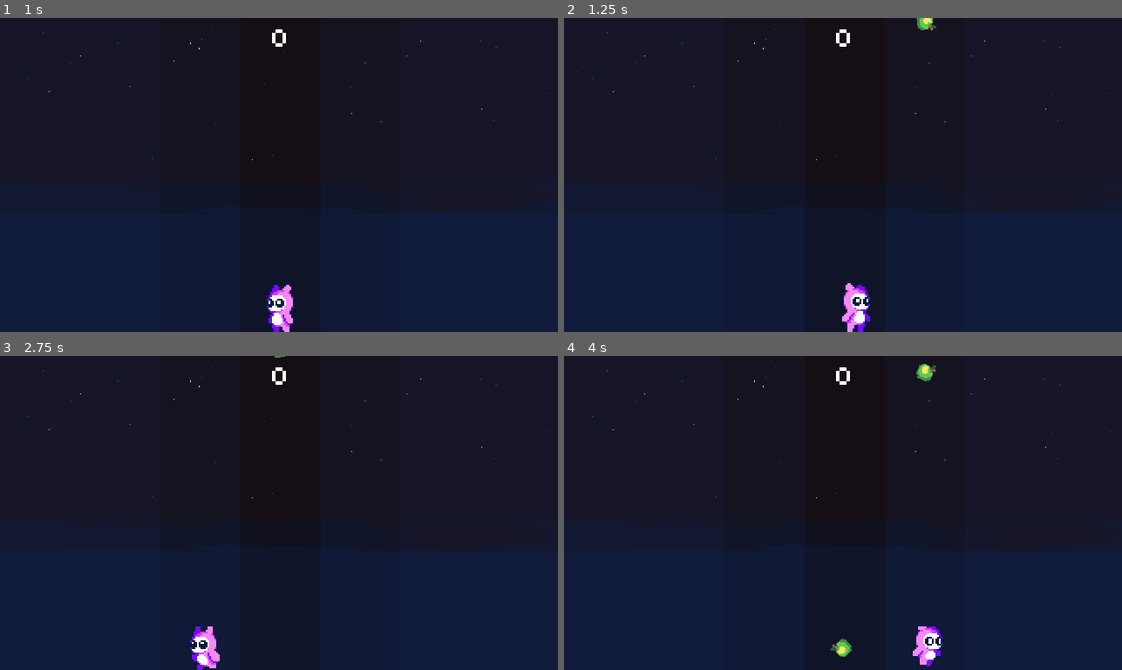
Above: before the commit, frames 1-4 (two rows, left to right).
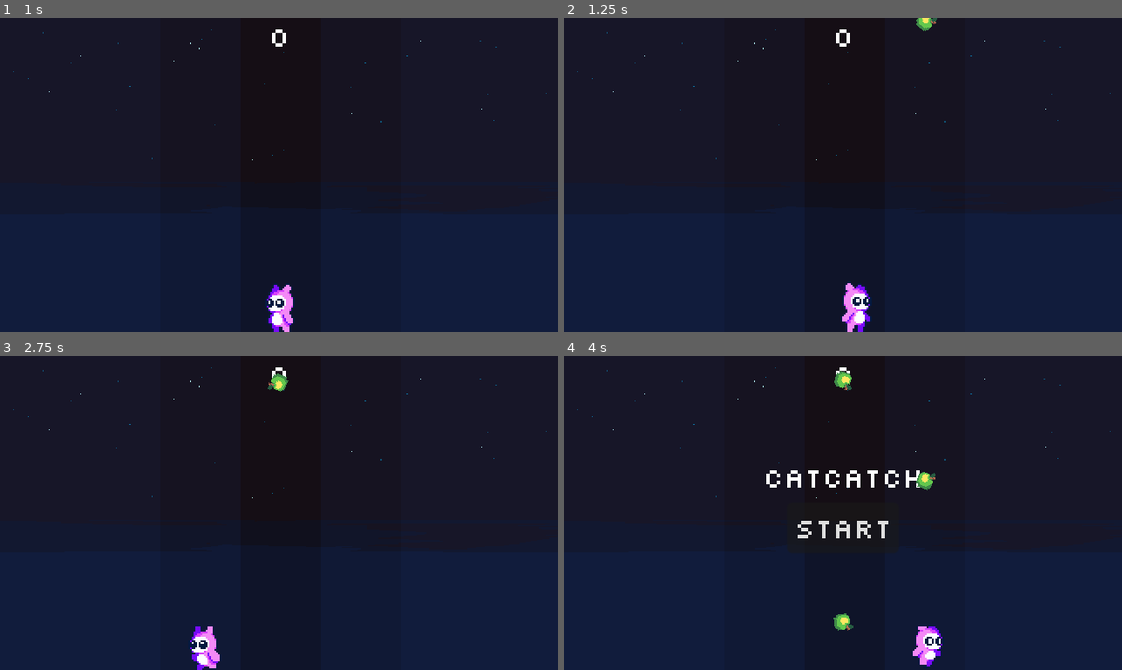
Above: after the commit, the same moments.

Repository: DanielcFenner/catcatch
Game: Godot game, scene res://Main.tscn
Same seed, same stepped clock (60 frames per second), same inputs: the game is played once before the commit and once after it.
Inputs:
- Up to frame 1 (1 s): click "start" at 0.5 s
- Up to frame 2 (1.25 s): no input
- Up to frame 3 (2.75 s): tap Enter at 1.25 s; hold Right (ui_right) 1.28-2.03 s; hold Left (ui_left) from 2.03 s (still down)
- Up to frame 4 (4 s): release Left (ui_left) at 2.78 s; hold Right (ui_right) from 2.78 s (still down)

Frame 1 is identical in both runs. In frame 2, less than 0.1% of the frame differs, in the area x 63-67%, y 0-5%; in frame 3, 0.1%; in frame 4, 1.5%, in the area x 36-67%, y 2-96%.

Commit message:
Readme update

Diff:
--- a/Drop.gd
+++ b/Drop.gd
@@ -4,7 +4,11 @@
 
 func _ready():
 	angular_velocity = randi() % 40
-	var random_fruit = randi() % 59
+	if randi() % 2 == 0:
+		angular_velocity = randi() % 40
+	else:
+		var velo = randi() % 40
+		angular_velocity = velo * -1
 	choose_drop()
 
 
--- a/Main.gd
+++ b/Main.gd
@@ -30,24 +30,17 @@
 
 
 func _on_spawn_timer_timeout():
+	var base_spawn_time = 0.2
 	if score < 10:
-		$Spawners/SpawnTimer.wait_time = randf() * 0.25 + 0.8
-	elif score < 20:
-		$Spawners/SpawnTimer.wait_time = randf() * 0.25 + 0.7
-	elif score < 20:
-		$Spawners/SpawnTimer.wait_time = randf() * 0.25 + 0.6
-	elif score < 30:
-		$Spawners/SpawnTimer.wait_time = randf() * 0.25 + 0.5
-	elif score < 40:
-		$Spawners/SpawnTimer.wait_time = randf() * 0.25 + 0.4
+		$Spawners/SpawnTimer.wait_time = randf() * 0.6 + base_spawn_time
+	elif score < 25:
+		$Spawners/SpawnTimer.wait_time = randf() * 0.5 + base_spawn_time
 	elif score < 50:
-		$Spawners/SpawnTimer.wait_time = randf() * 0.25 + 0.3
+		$Spawners/SpawnTimer.wait_time = randf() * 0.4 + base_spawn_time
 	elif score < 75:
-		$Spawners/SpawnTimer.wait_time = randf() * 0.25 + 0.2
-	elif score < 100:
-		$Spawners/SpawnTimer.wait_time = randf() * 0.25 + 0.1
+		$Spawners/SpawnTimer.wait_time = randf() * 0.3 + base_spawn_time
 	else:
-		$Spawners/SpawnTimer.wait_time = randf() * 0.25
+		$Spawners/SpawnTimer.wait_time = randf() * 0.2 + base_spawn_time
 
 	var random_spawn_location = spawns[randi() % 3]
 
--- a/Main.tscn
+++ b/Main.tscn
@@ -132,6 +132,7 @@
 
 [node name="DeathExplosion" type="AudioStreamPlayer" parent="."]
 stream = ExtResource("9_57nqe")
+volume_db = -6.0
 
 [connection signal="catch" from="Player" to="." method="_on_player_catch"]
 [connection signal="death" from="Player" to="." method="_on_player_death"]
Not shown, removed: export_presets.cfg
Not shown, changed: .DS_Store
Not shown, changed: README.md
Not shown, changed: Sprites/.DS_Store
